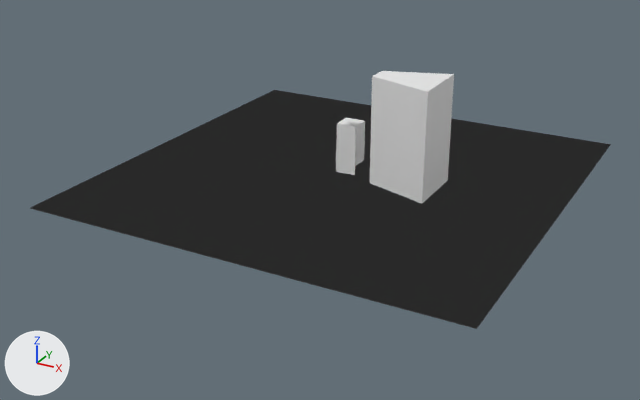
One commit to the OBJ model 3D_scenes/building.obj: the scene before it, then after it.
One viewpoint serves both versions: a 50 mm lens placed at (35.0, -68.6, 31.0), pointed at (-0.7, -3.6, -1.5). The axes (+X, +Y, +Z) are drawn at lower left. The lights are the same throughout. Where no turn or scale is listed for an object, it has been applied to the vertices. Vertices at the same position are counted once.

The first picture shows 'New object', 'New object.001', 'Untitled', 'Untitled.001'.
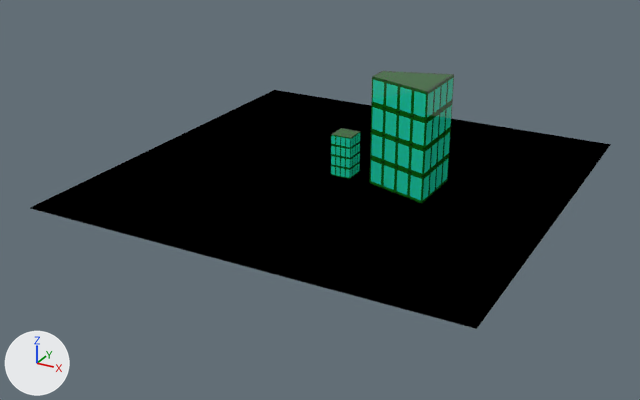
Location of each change, (x1, y1, x2, y2) in pixels of the pictures (640 x 400 px):
'Untitled', surface changed
    both: (30, 90, 611, 329)
'New object', surface changed
    both: (370, 71, 454, 204)
'Untitled.001', surface changed, reshaped (6% taller)
    before: (336, 118, 365, 166)
    after: (331, 128, 360, 179)
'New object.001', deleted
    before: (336, 152, 355, 175)
    faces in mat_window (white #e7e7e7): (336, 152, 355, 175)
part 2 of me_new_object, recoloured (white to green)
    both: (373, 71, 454, 92)
part 3 of me_new_object, recoloured (grey to green)
    both: (370, 76, 454, 204)
part 4 of me_new_object, recoloured (grey to green)
    both: (371, 75, 454, 203)

Patch to the scene script:
```diff
--- a/3D_scenes/building.obj.py
+++ b/3D_scenes/building.obj.py
@@ img_texture_png @@
+img_texture_png = load_image('texture.png', 'texture.png', 512, 512, 'sRGB')
@@ img_window_test_png @@
+img_window_test_png = load_image('window_test.png', 'window_test.png', 512, 512, 'sRGB')
@@ img_grid_png @@
+img_grid_png = load_image('grid.png', 'grid.png', 512, 512, 'sRGB')
@@ mat_floor @@
 mat_floor = principled_material('floor')
-mat_floor.base_color = (0.8, 0.8, 0.8)  # white #e7e7e7
-mat_floor.roughness = 1.0
+mat_floor.texture = img_grid_png
+mat_floor.roughness = 0.0
@@ mat_window @@
 mat_window = principled_material('window')
-mat_window.base_color = (0.8, 0.8, 0.8)  # white #e7e7e7
-mat_window.roughness = 1.0
+mat_window.texture = img_window_test_png
+mat_window.roughness = 0.0
@@ mat_texture @@
+mat_texture = principled_material('texture')
+mat_texture.texture = img_texture_png
+mat_texture.roughness = 0.0
@@ me_untitled_001 @@
 # used by ob_untitled_001; location = (0.0, 0.0, 0.0)
-me_untitled_001.from_pydata(...)  # 501 vertices, 322 faces; spans x -2.0..0.0, y 2.0..4.0, z 0.0..4.0
-me_untitled_001.materials.append(mat_building)  # white #e7e7e7
-me_untitled_001.materials.append(mat_vwall)  # white #e7e7e7
-me_untitled_001.materials.append(mat_hwall)  # white #e7e7e7
+me_untitled_001.from_pydata(...)  # 516 vertices, 321 faces; spans x -1.0..1.0, y -1.0..1.0, z 0.0..4.0
+# me_untitled_001 part 1: 501 vertices removed from x -2.0..0.0, y 2.0..4.0, z 0.0..4.0; 516 vertices added at x -1.0..1.0, y -1.0..1.0, z 0.0..4.0
 me_untitled_001.materials.append(mat_window)
+me_untitled_001.materials.append(mat_texture)  # picture img_texture_png
@@ me_new_object @@
 # used by ob_new_object; location = (0.0, 0.0, 0.0)
-me_new_object.from_pydata(...)  # 506 vertices, 322 faces; spans x 3.0..9.0, y -3.0..3.0, z 0.0..10.0
-me_new_object.materials.append(mat_building)  # white #e7e7e7
+me_new_object.from_pydata(...)  # 506 vertices, 321 faces; spans x 3.0..9.0, y -3.0..3.0, z 0.0..10.0
+# me_new_object part 2: 1 face spanning x 3.0..9.0, y -3.0..3.0, z 10.0 switches from mat_building (white #e7e7e7) to mat_texture (picture img_texture_png)
+# me_new_object part 3: 128 faces spanning x 3.0..9.0, y -3.0..3.0, z 0.0..10.0 switch from mat_vwall (white #e7e7e7) to mat_texture (picture img_texture_png)
+# me_new_object part 4: 128 faces spanning x 3.0..9.0, y -2.95..2.95, z 0.0..10.0 switch from mat_hwall (white #e7e7e7) to mat_texture (picture img_texture_png)
 me_new_object.materials.append(mat_window)
@@ ob_new_object_001 @@
-ob_new_object_001 = bpy.data.objects.new('New object.001', me_new_object_001)
-ob_new_object_001.location = (0.0, 0.0, 0.0)
```
